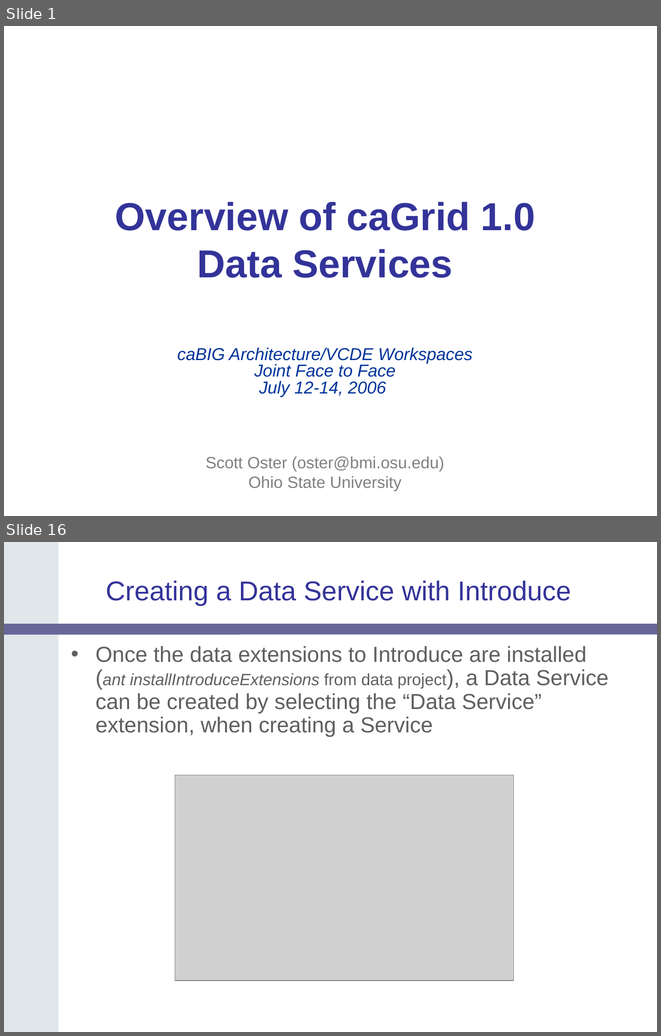
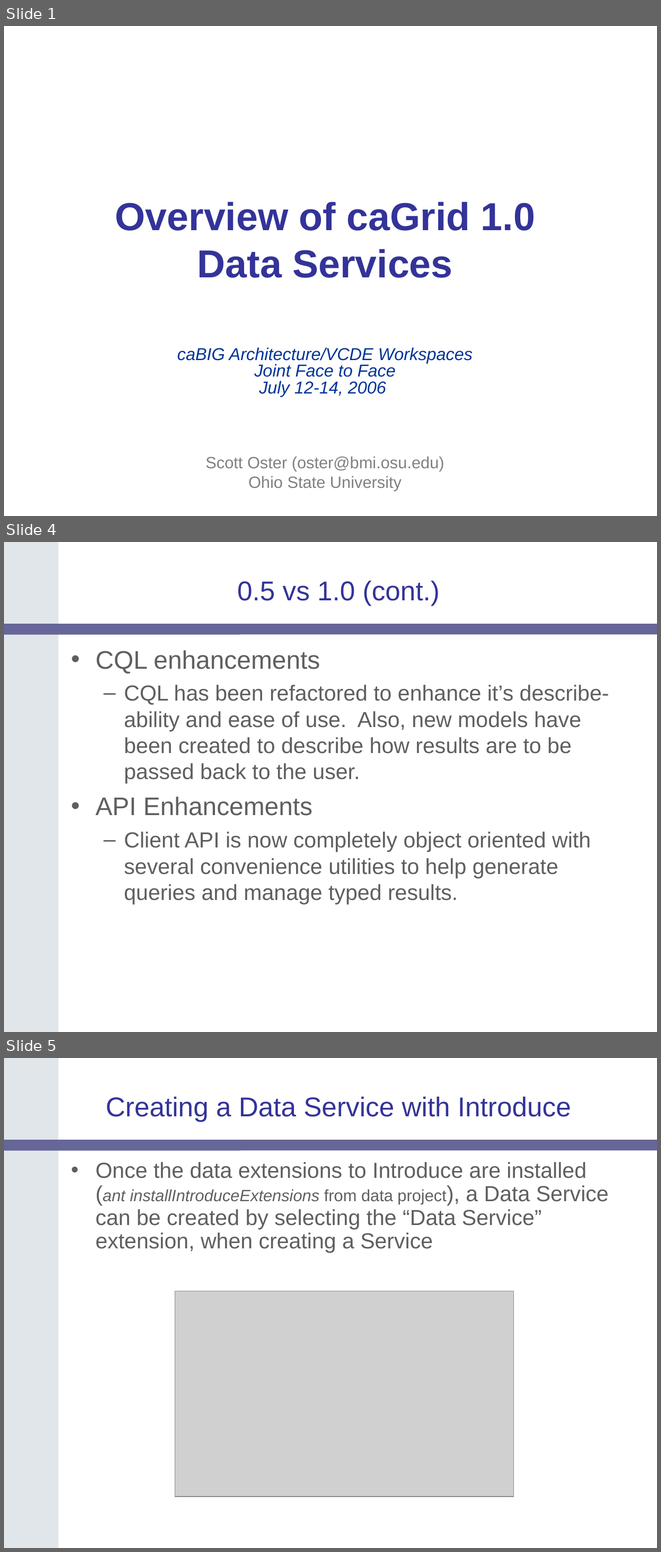
Before and after one commit to NCIP/cagrid-docs, a slide deck: presentations/200607_VCDE_ARCH/caGrid-1.0_Beta_Data-Services.ppt. Shown one above the other, each under a label of ours: slides 1 and 16 before the commit, slides 1, 4 and 5 after it; the slides between them are not shown. The pictures are 661x1036 and 661x1552 pixels, drawn with LibreOffice and Linux fonts; fonts in the diff are those of the drawing; grey boxes stand for pictures; background and template pictures are left out. Boxes give left, top, right and bottom in pixels: in the first picture for what was removed or moved away, otherwise in the second. Text is boxed around its words. In the diff, an @@ line names an element or a change of style, - is before the commit and + after.

```diff
--- a/presentations/200607_VCDE_ARCH/caGrid-1.0_Beta_Data-Services.ppt
+++ b/presentations/200607_VCDE_ARCH/caGrid-1.0_Beta_Data-Services.ppt
@@ slide 4 added at [4,542,657,1032], background #FFFFFF; not listed: 2 template elements that a slide beside it also shows @@
@@ title added at [237,581,440,606], 30 pt, text #333399 @@
+0.5 vs 1.0 (cont.)
@@ text added at [96,650,609,904], 24 pt, text #5F5F5F @@
+• CQL enhancements
+  – CQL has been refactored to enhance it’s describe-ability and ease of use. Also, new models have been created to describe how results are to be passed back to the user.
+• API Enhancements
+  – Client API is now completely object oriented with several convenience utilities to help generate queries and manage typed results.
@@ what was slide 16 is now slide 5 @@
```
Also in this commit, not shown: 4 slides changed, 8 slides removed.
